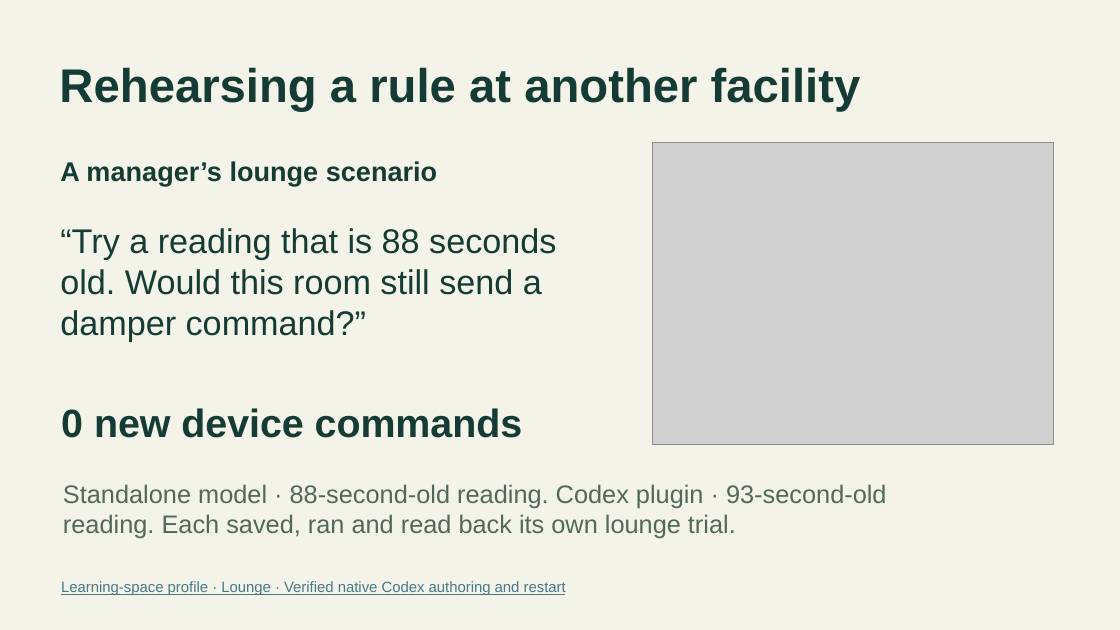
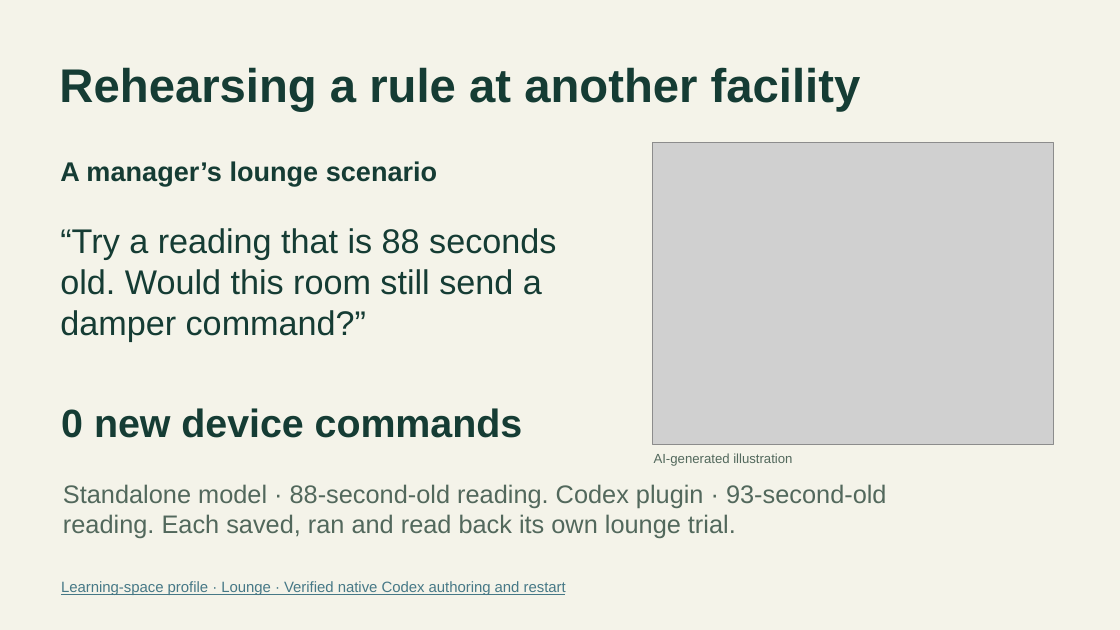
Before and after one commit to openSoom/openSoom, a slide deck: slide 9 of deliverables/presentation/openSoom-evaluation.pptx. Drawn at 1120x630 pixels with LibreOffice and Linux fonts; fonts in the diff are those of the drawing; grey boxes stand for pictures. Boxes give left, top, right and bottom in pixels: in the first picture for what was removed or moved away, otherwise in the second. Text is boxed around its words. In the diff, an @@ line names an element or a change of style, - is before the commit and + after.

```diff
--- a/deliverables/presentation/openSoom-evaluation.pptx
+++ b/deliverables/presentation/openSoom-evaluation.pptx
@@ text added at [654, 453, 792, 466], 11.2 pt, text #52685C @@
+AI-generated illustration
```
Also in this commit, not shown: 3 other slides changed, 3 slides added, 3 slides removed, 42 other files.
